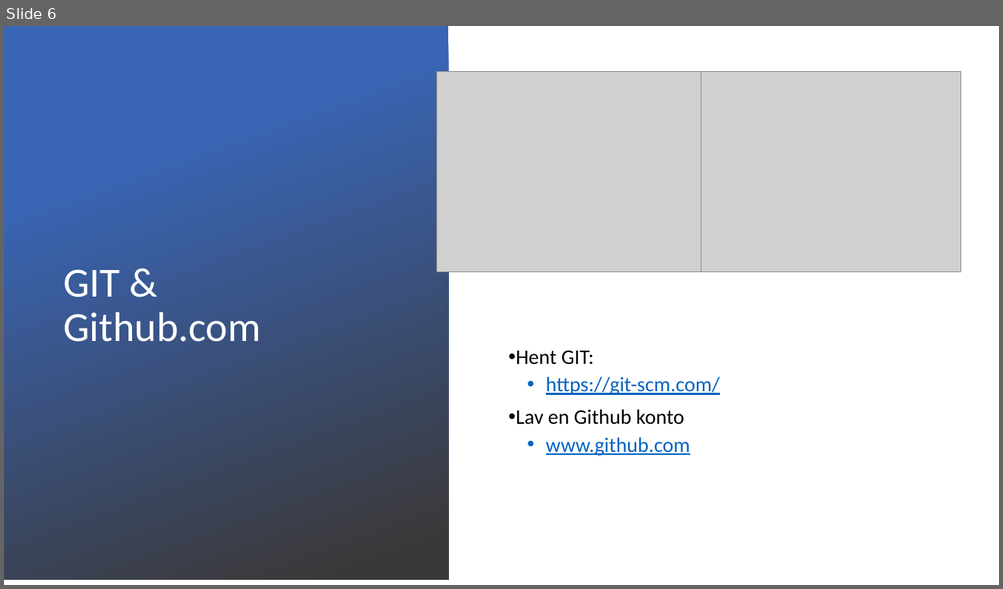
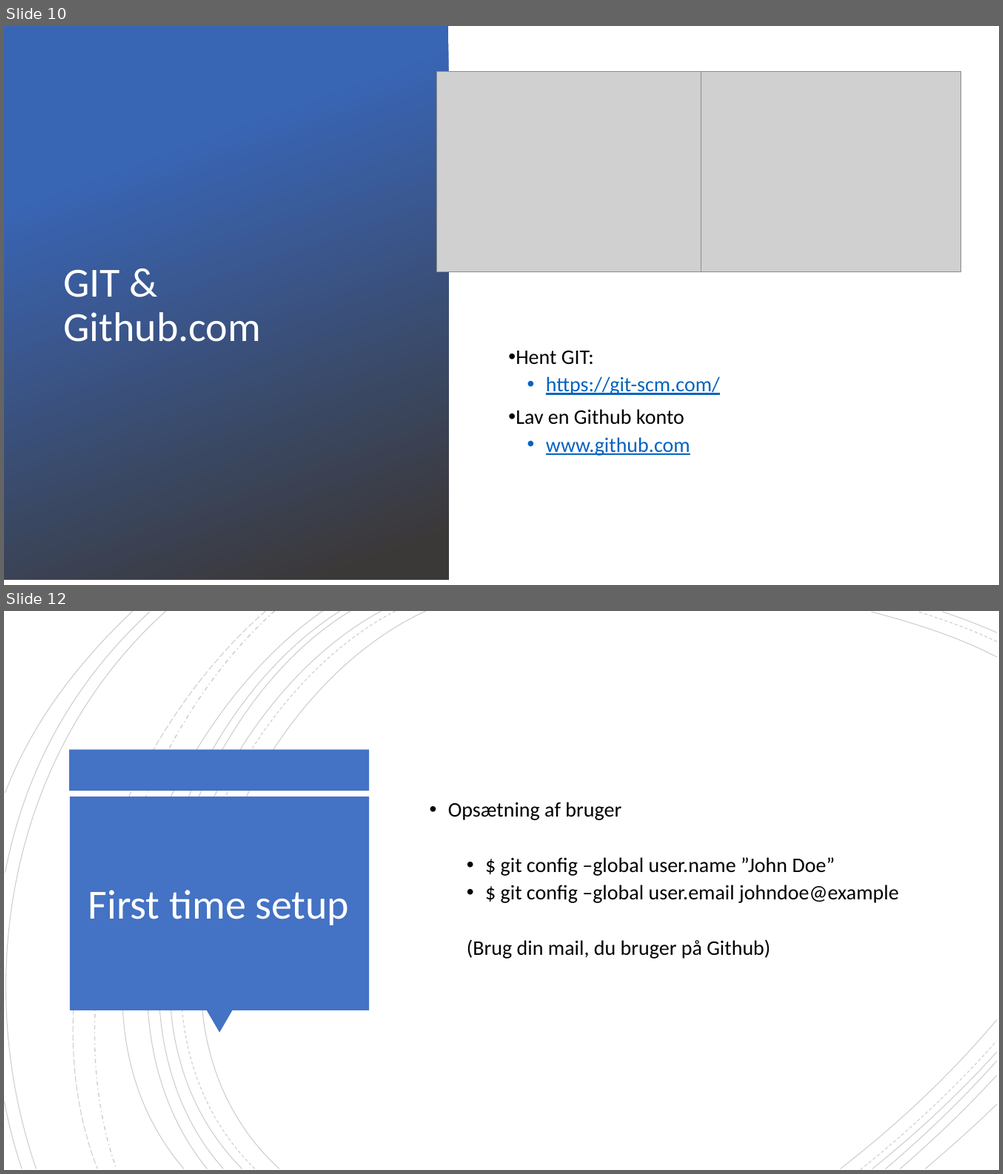
Before and after one commit to Paepke-cph/Git-Workshop, a slide deck: Docs/Versionsstyring.pptx. Shown one above the other, each under a label of ours: slide 6 before the commit, slides 10 and 12 after it; the slides between them are not shown. The pictures are 1003x589 and 1003x1174 pixels, drawn with LibreOffice and Linux fonts; fonts in the diff are those of the drawing; grey boxes stand for pictures; background and template pictures are left out. Boxes give left, top, right and bottom in pixels: in the first picture for what was removed or moved away, otherwise in the second. Text is boxed around its words. In the diff, an @@ line names an element or a change of style, - is before the commit and + after.

```diff
--- a/Docs/Versionsstyring.pptx
+++ b/Docs/Versionsstyring.pptx
@@ slide 12 added at <box>4,611,999,1170</box>, background #FFFFFF @@
@@ group added at <box>4,611,997,1170</box>: 21 freeform shapes @@
@@ rectangle added at <box>70,750,370,791</box>, fill #4472C4 @@
@@ rectangle added at <box>70,797,369,1011</box>, fill #4472C4 @@
@@ text added at <box>448,802,899,959</box>, 20 pt, text #000000 @@
+• Opsætning af bruger
+  • $ git config –global user.name ”John Doe”
+  • $ git config –global user.email johndoe@example
+  (Brug din mail, du bruger på Github)
@@ title added at <box>88,890,349,925</box>, 40 pt, text #FFFFFF @@
+First time setup
@@ triangle added at <box>206,1011,233,1034</box>, fill #4472C4 @@
@@ what was slide 6 is now slide 10 @@
```
Also in this commit, not shown: 2 slides changed, 9 other slides added, 4 other files.
